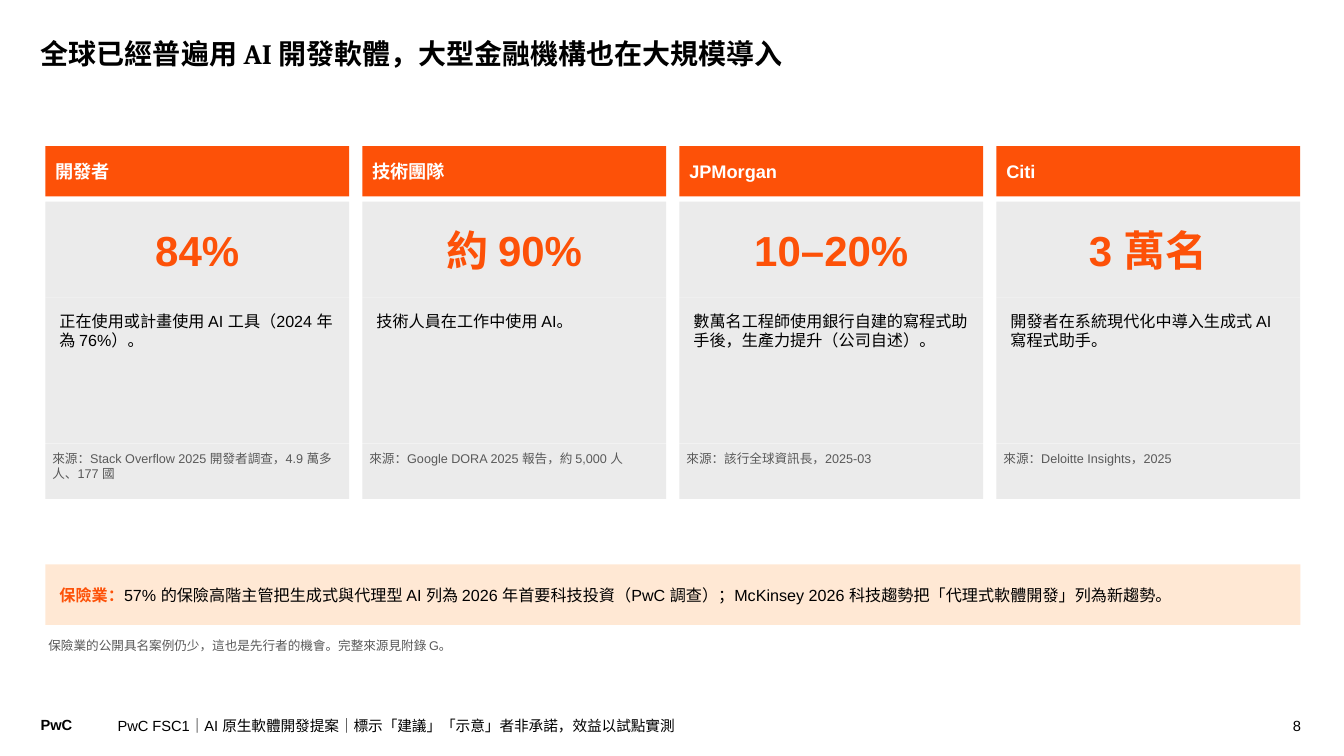
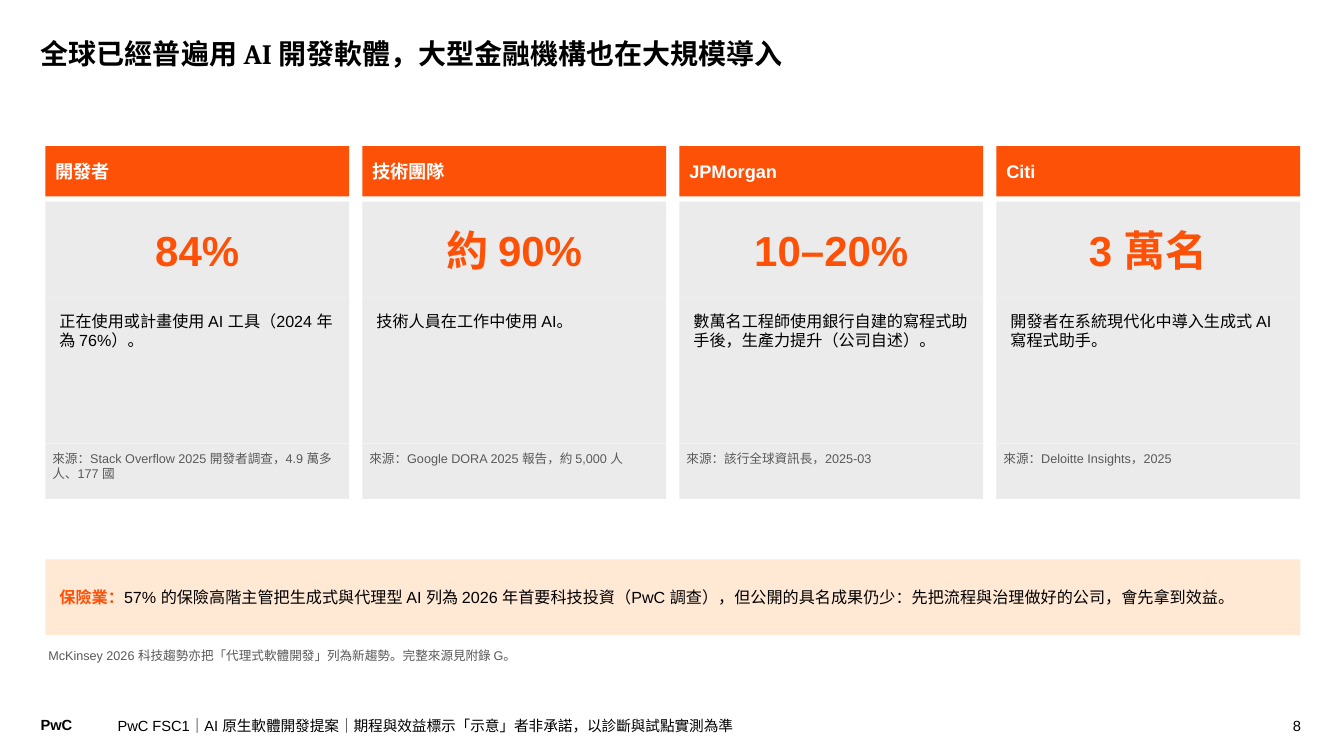
Before and after one commit to Robshao/PwC_FSC1, a slide deck: slide 8 of research/ai-native-sdlc/AI原生軟體開發_合夥人提案簡報.pptx. Drawn at 1344x756 pixels with LibreOffice and Linux fonts; fonts in the diff are those of the drawing. Boxes give left, top, right and bottom in pixels: in the first picture for what was removed or moved away, otherwise in the second. Text is boxed around its words. In the diff, an @@ line names an element or a change of style, - is before the commit and + after.

```diff
--- a/research/ai-native-sdlc/AI原生軟體開發_合夥人提案簡報.pptx
+++ b/research/ai-native-sdlc/AI原生軟體開發_合夥人提案簡報.pptx
@@ rectangle "保險業：57% 的保險高階主管把生成式與代理型 AI 列為 2026 ...": place and size @@
-rectangle "保險業：57% 的保險高階主管把生成式與代理型 AI 列為 2026 ..." at [45, 565, 1301, 625]
+rectangle "保險業：57% 的保險高階主管把生成式與代理型 AI 列為 2026 ..." at [45, 560, 1301, 635]
@@ text in rectangle at [59, 589, 1234, 605]: text changed @@
-保險業：57% 的保險高階主管把生成式與代理型 AI 列為 2026 年首要科技投資（PwC 調查）；McKinsey 2026 科技趨勢把「代理式軟體開發」列為新趨勢。
+保險業：57% 的保險高階主管把生成式與代理型 AI 列為 2026 年首要科技投資（PwC 調查），但公開的具名成果仍少：先把流程與治理做好的公司，會先拿到效益。
@@ text at [48, 649, 516, 663]: text changed @@
-保險業的公開具名案例仍少，這也是先行者的機會。完整來源見附錄 G。
+McKinsey 2026 科技趨勢亦把「代理式軟體開發」列為新趨勢。完整來源見附錄 G。
@@ text at [118, 718, 733, 733]: text changed @@
-PwC FSC1｜AI 原生軟體開發提案｜標示「建議」「示意」者非承諾，效益以試點實測
+PwC FSC1｜AI 原生軟體開發提案｜期程與效益標示「示意」者非承諾，以診斷與試點實測為準
```
Also in this commit, not shown: 24 other slides changed, 3 slides added, 4 other files.
